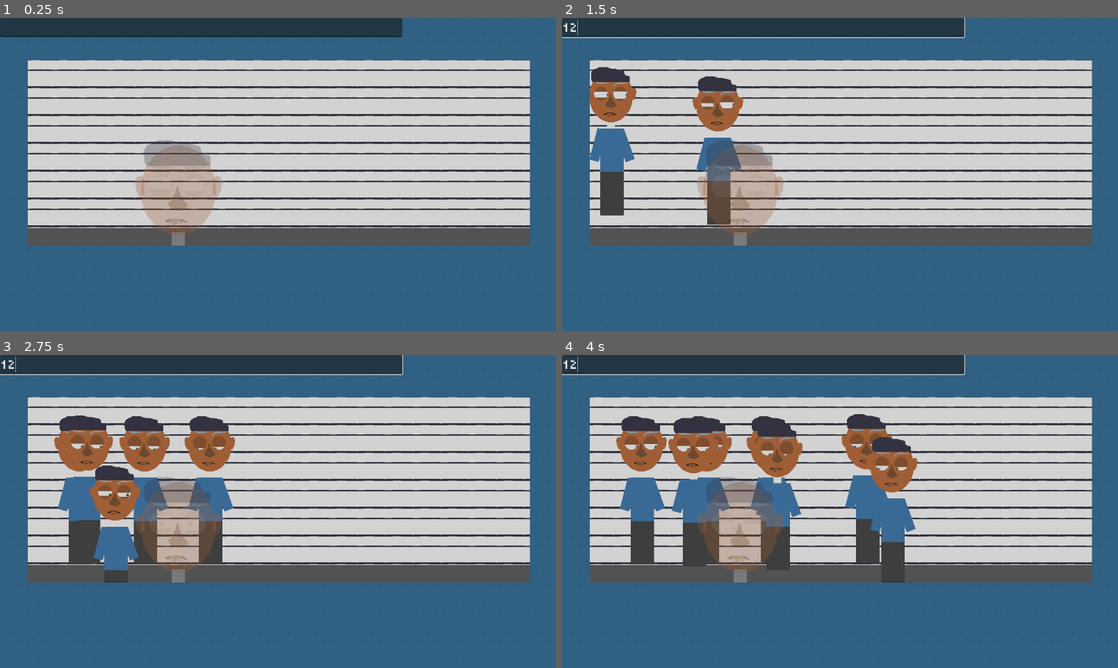
Above: before the commit, frames 1-4 (two rows, left to right).
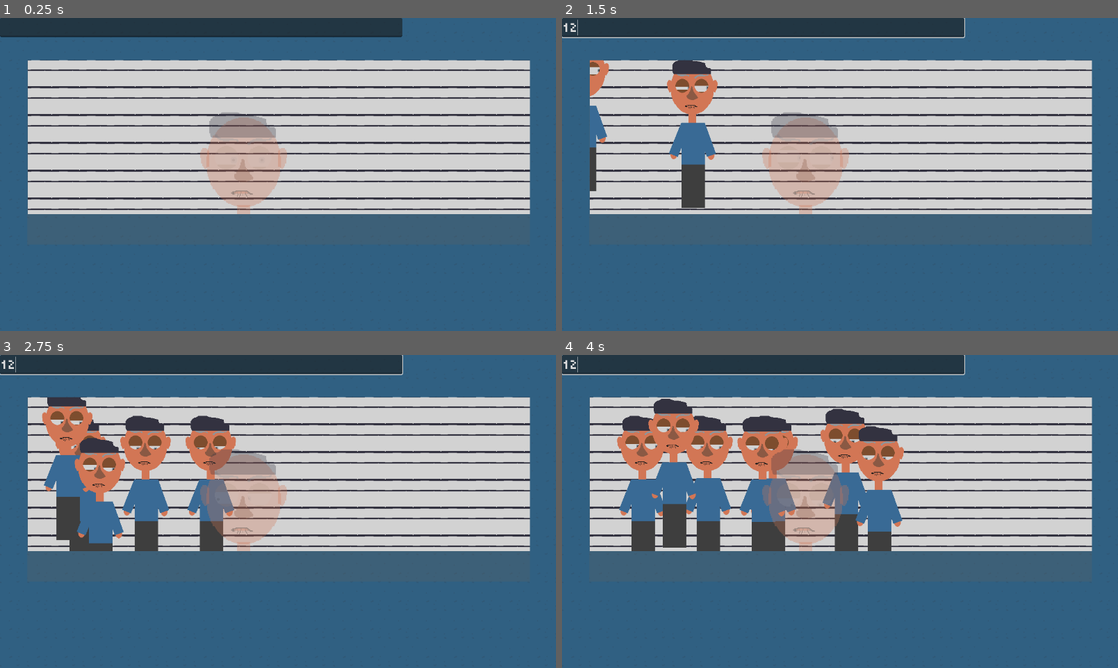
Above: after the commit, the same moments.

Repository: bjornarprytz/shift
Game: Godot game, scene res://interface/main.tscn
The game is run twice, just before and just after one commit, with the same random seed, the same clock (stepped at 60 frames per second) and the same inputs.
Inputs (mouse positions are in pixels of both pictures, inside the frame that each line leads up to):
- Up to frame 1 (0.25 s): no input
- Up to frame 2 (1.5 s): click (762, 27) at 0.52 s; type "12" at 0.6 s; move the mouse to (962, 158) at 1.27 s
- Up to frame 3 (2.75 s): move the mouse to (166, 527) at 2.02 s
- Up to frame 4 (4 s): move the mouse to (895, 442) at 2.77 s; move the mouse to (812, 574) at 3.52 s

The runs differ from the first frame. In frame 1, 15% of the frame differs, in the area x 5-96%, y 30-73%; in frame 2, 21%; in frame 3, 21%; in frame 4, 24%, in the area x 5-96%, y 14-73%.

Commit message:
breathing

Diff:
--- /dev/null
+++ b/src/interface/body.gd
@@ -0,0 +1,28 @@
+class_name Body
+extends Node2D
+
+@onready var bare_skin = [%Neck, %HandL, %HandR]
+
+@onready var torso: ColorRect = %Torso
+
+var breath_tween: Tween
+
+func set_skintone(color: Color):
+	for s in bare_skin:
+		s.modulate = color
+
+func set_breath(speed: float, magnitude: float, interval: float, irregularity: float=0.0):
+	assert (speed > 0.0 and magnitude > 0.0 and irregularity >= 0.0)
+	if (breath_tween != null):
+		await breath_tween.loop_finished
+	breath_tween = create_tween().set_loops()
+
+	breath_tween.tween_property(torso, "position:y", magnitude, speed).as_relative()
+	breath_tween.set_parallel()
+	breath_tween.tween_property(torso, "size:y", -magnitude, speed).as_relative()
+
+	breath_tween.set_parallel(false)
+	breath_tween.tween_interval(interval + randf_range(0.0, irregularity))
+	breath_tween.tween_property(torso, "position:y", -magnitude, speed).as_relative()
+	breath_tween.set_parallel()
+	breath_tween.tween_property(torso, "size:y", magnitude, speed).as_relative()
--- /dev/null
+++ b/src/interface/body.tscn
@@ -0,0 +1,59 @@
+[gd_scene format=3 uid="uid://401m82415u77"]
+
+[ext_resource type="Script" uid="uid://d2ld8o721lvgh" path="res://interface/body.gd" id="1_mf5h4"]
+[ext_resource type="Texture2D" uid="uid://c2jnbtcs4d71a" path="res://assets/img/eye.png" id="1_vqd80"]
+
+[node name="Body" type="Node2D" unique_id=1825212997]
+script = ExtResource("1_mf5h4")
+
+[node name="Neck" type="ColorRect" parent="." unique_id=556696610]
+unique_name_in_owner = true
+offset_left = 16.0
+offset_top = -18.0
+offset_right = 34.0
+offset_bottom = 23.0
+
+[node name="Torso" type="ColorRect" parent="." unique_id=950394824]
+unique_name_in_owner = true
+offset_right = 54.0
+offset_bottom = 100.0
+color = Color(0.16470589, 0.43137255, 0.6666667, 1)
+
+[node name="ArmR" type="ColorRect" parent="Torso" unique_id=487214747]
+layout_mode = 0
+offset_left = 54.0
+offset_right = 129.0
+offset_bottom = 22.0
+rotation = 1.2252014
+color = Color(0.16470589, 0.43137255, 0.6666667, 1)
+
+[node name="HandR" type="Sprite2D" parent="Torso/ArmR" unique_id=259743160]
+unique_name_in_owner = true
+show_behind_parent = true
+position = Vector2(74.367256, 11.895742)
+rotation = -1.2252014
+scale = Vector2(0.49999905, 0.68750095)
+texture = ExtResource("1_vqd80")
+
+[node name="ArmL" type="ColorRect" parent="Torso" unique_id=1502567907]
+layout_mode = 0
+offset_left = -29.0
+offset_top = 70.0
+offset_right = 46.0
+offset_bottom = 92.0
+rotation = -1.1889019
+color = Color(0.16470589, 0.43137255, 0.6666667, 1)
+
+[node name="HandL" type="Sprite2D" parent="Torso/ArmL" unique_id=2071221840]
+unique_name_in_owner = true
+show_behind_parent = true
+position = Vector2(2.043937, 11.866856)
+rotation = 1.3170906
+scale = Vector2(0.49999908, 0.687501)
+texture = ExtResource("1_vqd80")
+
+[node name="Legs" type="ColorRect" parent="." unique_id=235730536]
+offset_top = 100.0
+offset_right = 54.0
+offset_bottom = 200.0
+color = Color(0.19013184, 0.19013187, 0.19013187, 1)
--- /dev/null
+++ b/src/interface/head.gd
@@ -0,0 +1,57 @@
+class_name Head
+extends Node2D
+
+@onready var head: Sprite2D = %Head
+
+@onready var eye_r: Eye = %EyeR
+@onready var eye_l: Eye = %EyeL
+
+@onready var nose: FacePart = %Nose
+@onready var mouth: Mouth = %Mouth
+@onready var ear_r: FacePart = %EarR
+@onready var ear_l: FacePart = %EarL
+@onready var blink_timer: Timer = %BlinkTimer
+
+func set_skintone(color: Color):
+	head.modulate = color
+
+func set_focal_point(point: Vector2):
+	eye_r.focal_point = point
+	eye_l.focal_point = point
+
+func say(phrase: String):
+	phrase = phrase.strip_edges()
+	var length = phrase.length()
+	if (length == 0):
+		return
+	var clip_length = 5000 #ms
+	var per_letter_length:float = (clip_length / length) / 1000.0
+	for l in phrase:
+		mouth.enounciate(l)
+		await get_tree().create_timer(per_letter_length).timeout
+
+func blink() -> void:
+	var closing_phase_duration = randf_range(.05, .1)
+	var opening_phase_duration = randf_range(.15, .3)
+
+	var tween = create_tween()
+
+	tween.set_parallel()
+	for e in [eye_l, eye_r]:
+		tween.tween_property(e, "lid_gap_upper", 0.0, closing_phase_duration)
+		tween.tween_property(e, "lid_gap_lower", 0.0, closing_phase_duration)
+
+	tween.set_parallel(false)
+
+	for e in [eye_l, eye_r]:
+		tween.tween_property(e, "lid_gap_upper", e.lid_gap_upper, opening_phase_duration)
+		tween.set_parallel()
+		tween.tween_property(e, "lid_gap_lower", e.lid_gap_lower, opening_phase_duration)
+
+	await tween.finished
+
+
+func _on_blink_timer_timeout() -> void:
+	await blink()
+	blink_timer.wait_time = randf_range(2.0, 10.0)
+	blink_timer.start()
--- /dev/null
+++ b/src/interface/head.tscn
@@ -0,0 +1,107 @@
+[gd_scene format=3 uid="uid://cvteitlb0lvqu"]
+
+[ext_resource type="Texture2D" uid="uid://7bjw36ptbm4r" path="res://assets/img/head.png" id="1_jihge"]
+[ext_resource type="Script" uid="uid://ykpdfyegy7qn" path="res://interface/head.gd" id="1_xqv0v"]
+[ext_resource type="Texture2D" uid="uid://b3a7vhdw6tqqv" path="res://assets/img/nose.png" id="2_xqv0v"]
+[ext_resource type="Script" uid="uid://dxa2eotmwf04p" path="res://interface/face_part.gd" id="3_dm2nd"]
+[ext_resource type="Texture2D" uid="uid://bt5uibsmtlvm5" path="res://assets/img/mouth_a.png" id="4_aoua1"]
+[ext_resource type="Texture2D" uid="uid://dtro171okh4nt" path="res://assets/img/mouth_e.png" id="5_yc5a3"]
+[ext_resource type="Texture2D" uid="uid://bgsibp7cqg5d4" path="res://assets/img/mouth_f.png" id="6_i1gcu"]
+[ext_resource type="Texture2D" uid="uid://1bnyvxu12jup" path="res://assets/img/mouth_i.png" id="7_tmani"]
+[ext_resource type="Texture2D" uid="uid://cjyfpk8rlssbf" path="res://assets/img/mouth_o.png" id="8_qouwn"]
+[ext_resource type="Texture2D" uid="uid://kr38vs1mjmip" path="res://assets/img/mouth_y.png" id="9_57pg6"]
+[ext_resource type="Texture2D" uid="uid://b80dcltnbi8up" path="res://assets/img/mouth_m.png" id="10_qjmjv"]
+[ext_resource type="Script" uid="uid://bltjl5hdj7u3c" path="res://interface/mouth.gd" id="11_ixfgt"]
+[ext_resource type="Texture2D" uid="uid://wr201aj6pigx" path="res://assets/img/ear_r.png" id="12_icn7e"]
+[ext_resource type="PackedScene" uid="uid://cdrefvkg7grrb" path="res://interface/eye.tscn" id="13_cdgoc"]
+[ext_resource type="Texture2D" uid="uid://bk8xebiqa67qn" path="res://assets/img/hair.png" id="14_csm5m"]
+
+[sub_resource type="SpriteFrames" id="SpriteFrames_gwkry"]
+animations = [{
+"frames": [{
+"duration": 1.0,
+"texture": ExtResource("4_aoua1")
+}, {
+"duration": 1.0,
+"texture": ExtResource("5_yc5a3")
+}, {
+"duration": 1.0,
+"texture": ExtResource("6_i1gcu")
+}, {
+"duration": 1.0,
+"texture": ExtResource("7_tmani")
+}, {
+"duration": 1.0,
+"texture": ExtResource("8_qouwn")
+}, {
+"duration": 1.0,
+"texture": ExtResource("9_57pg6")
+}, {
+"duration": 1.0,
+"texture": ExtResource("10_qjmjv")
+}],
+"loop": 1,
+"name": &"default",
+"speed": 5.0
+}]
+
+[node name="Head" type="Node2D" unique_id=1211529537]
+script = ExtResource("1_xqv0v")
+
+[node name="Head" type="Sprite2D" parent="." unique_id=2050438477]
+unique_name_in_owner = true
+modulate = Color(0.72176814, 0.3683803, 0.14154443, 1)
+texture_filter = 3
+position = Vector2(69, 74)
+texture = ExtResource("1_jihge")
+
+[node name="Nose" type="Sprite2D" parent="Head" unique_id=865731493]
+unique_name_in_owner = true
+position = Vector2(0, 11)
+texture = ExtResource("2_xqv0v")
+script = ExtResource("3_dm2nd")
+
+[node name="Mouth" type="AnimatedSprite2D" parent="Head" unique_id=540497518]
+unique_name_in_owner = true
+position = Vector2(0, 38)
+sprite_frames = SubResource("SpriteFrames_gwkry")
+frame = 2
+script = ExtResource("11_ixfgt")
+
+[node name="EarR" type="Sprite2D" parent="Head" unique_id=1351620777]
+unique_name_in_owner = true
+texture_filter = 3
+position = Vector2(62, -6)
+texture = ExtResource("12_icn7e")
+script = ExtResource("3_dm2nd")
+
+[node name="EarL" type="Sprite2D" parent="Head" unique_id=1127784099]
+unique_name_in_owner = true
+texture_filter = 3
+position = Vector2(-62, -6)
+texture = ExtResource("12_icn7e")
+flip_h = true
+script = ExtResource("3_dm2nd")
+
+[node name="Eyes" type="Node2D" parent="." unique_id=1930801373]
+position = Vector2(0, 9)
+
+[node name="EyeR" parent="Eyes" unique_id=1449849314 instance=ExtResource("13_cdgoc")]
+unique_name_in_owner = true
+position = Vector2(90, 59)
+
+[node name="EyeL" parent="Eyes" unique_id=605668187 instance=ExtResource("13_cdgoc")]
+unique_name_in_owner = true
+position = Vector2(46, 59)
+is_left_eye = true
+
+[node name="BlinkTimer" type="Timer" parent="Eyes" unique_id=429267989]
+unique_name_in_owner = true
+autostart = true
+
+[node name="Hair" type="Sprite2D" parent="." unique_id=18838439]
+texture_filter = 3
+position = Vector2(62, -9)
+texture = ExtResource("14_csm5m")
+
+[connection signal="timeout" from="Eyes/BlinkTimer" to="." method="_on_blink_timer_timeout"]
--- a/src/interface/main.tscn
+++ b/src/interface/main.tscn
@@ -131,7 +131,7 @@
 [node name="Detective" parent="DetectiveRoom" unique_id=1764024577 instance=ExtResource("2_rfu3d")]
 unique_name_in_owner = true
 modulate = Color(1, 1, 1, 0.3019608)
-position = Vector2(292, 268.99997)
+position = Vector2(518, 461)
 scale = Vector2(1.72, 1.72)
 
 [node name="WallBottom" type="TextureRect" parent="DetectiveRoom" unique_id=1614852558]
@@ -140,14 +140,13 @@
 anchor_right = 1.0
 anchor_bottom = 1.0
 offset_left = -16.0
-offset_top = 523.0
+offset_top = 451.0
 offset_right = 1306.0
 offset_bottom = 764.0
 grow_horizontal = 2
 grow_vertical = 2
 texture = ExtResource("4_dyb18")
 stretch_mode = 1
-metadata/_edit_lock_ = true
 
 [node name="Window" type="ColorRect" parent="DetectiveRoom" unique_id=1886969717]
 offset_left = 63.0
--- a/src/interface/suspect.gd
+++ b/src/interface/suspect.gd
@@ -3,18 +3,10 @@
 
 @export var suspect_name: String = ["J", "S", "D", "G", "C", "L"].pick_random()
 @export var walk_speed: float = 400.0
+@export var profile: Profile = Profile.new()
 
-@onready var eye_r: Eye = %EyeR
-@onready var eye_l: Eye = %EyeL
-
-@onready var nose: FacePart = %Nose
-@onready var mouth: Mouth = %Mouth
-@onready var ear_r: FacePart = %EarR
-@onready var ear_l: FacePart = %EarL
-@onready var blink_timer: Timer = %BlinkTimer
-
-@onready var body: Node2D = %Body
-@onready var head: Node2D = %Head
+@onready var body: Body = %Body
+@onready var head: Head = %Head
 @onready var walk_anchor: Node2D = %WalkAnchor
 
 var part: CanvasItem
@@ -22,9 +14,14 @@
 var target_pos: Vector2 = Vector2.INF
 var bob_tween: Tween
 
+func _ready() -> void:
+	head.set_skintone(profile.skin_color)
+	body.set_skintone(profile.skin_color)
+
+	body.set_breath(1.0, 4.0, 2.0, 2.0)
+
 func _process(delta: float) -> void:
-	eye_r.focal_point = get_global_mouse_position()
-	eye_l.focal_point = get_global_mouse_position()
+	head.set_focal_point(get_global_mouse_position())
 
 	if (target_pos != Vector2.INF and target_pos != global_position):
 		self.global_position = global_position.move_toward(target_pos, delta * walk_speed)
@@ -40,17 +37,6 @@
 
 func _on_control_mouse_exited() -> void:
 	renerve()
-
-func say(phrase: String):
-	phrase = phrase.strip_edges()
-	var length = phrase.length()
-	if (length == 0):
-		return
-	var clip_length = 5000 #ms
-	var per_letter_length:float = (clip_length / length) / 1000.0
-	for l in phrase:
-		mouth.enounciate(l)
-		await get_tree().create_timer(per_letter_length).timeout
 
 func walk_to(target_global: Vector2):
 	var bob_height := 10.0
@@ -74,33 +60,8 @@
 	bob_tween.play()
 
 
-func blink() -> void:
-	var closing_phase_duration = randf_range(.05, .1)
-	var opening_phase_duration = randf_range(.15, .3)
-
-	var tween = create_tween()
-
-	tween.set_parallel()
-	for e in [eye_l, eye_r]:
-		tween.tween_property(e, "lid_gap_upper", 0.0, closing_phase_duration)
-		tween.tween_property(e, "lid_gap_lower", 0.0, closing_phase_duration)
-
-	tween.set_parallel(false)
-
-	for e in [eye_l, eye_r]:
-		tween.tween_property(e, "lid_gap_upper", e.lid_gap_upper, opening_phase_duration)
-		tween.set_parallel()
-		tween.tween_property(e, "lid_gap_lower", e.lid_gap_lower, opening_phase_duration)
-
-	await tween.finished
-
 func unnerve() -> void:
 	pass
 
 func renerve() -> void:
 	pass
-
-func _on_blink_timer_timeout() -> void:
-	await blink()
-	blink_timer.wait_time = randf_range(2.0, 10.0)
-	blink_timer.start()
--- a/src/interface/suspect.tscn
+++ b/src/interface/suspect.tscn
@@ -1,161 +1,30 @@
 [gd_scene format=3 uid="uid://ceptal4ijvbvi"]
 
 [ext_resource type="Script" uid="uid://dum5fde158akc" path="res://interface/suspect.gd" id="1_l3hxl"]
-[ext_resource type="Texture2D" uid="uid://7bjw36ptbm4r" path="res://assets/img/head.png" id="2_15caw"]
-[ext_resource type="Texture2D" uid="uid://b3a7vhdw6tqqv" path="res://assets/img/nose.png" id="3_fk6ea"]
-[ext_resource type="Texture2D" uid="uid://wr201aj6pigx" path="res://assets/img/ear_r.png" id="3_u27fx"]
-[ext_resource type="Script" uid="uid://dxa2eotmwf04p" path="res://interface/face_part.gd" id="4_6axyl"]
-[ext_resource type="Texture2D" uid="uid://bt5uibsmtlvm5" path="res://assets/img/mouth_a.png" id="5_yoc2o"]
-[ext_resource type="Texture2D" uid="uid://dtro171okh4nt" path="res://assets/img/mouth_e.png" id="6_c3sxv"]
-[ext_resource type="PackedScene" uid="uid://cdrefvkg7grrb" path="res://interface/eye.tscn" id="6_ry35b"]
-[ext_resource type="Texture2D" uid="uid://bgsibp7cqg5d4" path="res://assets/img/mouth_f.png" id="7_t8iyd"]
-[ext_resource type="Texture2D" uid="uid://1bnyvxu12jup" path="res://assets/img/mouth_i.png" id="8_p6wng"]
-[ext_resource type="Texture2D" uid="uid://bk8xebiqa67qn" path="res://assets/img/hair.png" id="8_ry35b"]
-[ext_resource type="Texture2D" uid="uid://cjyfpk8rlssbf" path="res://assets/img/mouth_o.png" id="9_60fgq"]
-[ext_resource type="Texture2D" uid="uid://kr38vs1mjmip" path="res://assets/img/mouth_y.png" id="10_dqdch"]
-[ext_resource type="Script" uid="uid://bltjl5hdj7u3c" path="res://interface/mouth.gd" id="11_c3sxv"]
-[ext_resource type="Texture2D" uid="uid://b80dcltnbi8up" path="res://assets/img/mouth_m.png" id="11_t8iyd"]
-
-[sub_resource type="SpriteFrames" id="SpriteFrames_gwkry"]
-animations = [{
-"frames": [{
-"duration": 1.0,
-"texture": ExtResource("5_yoc2o")
-}, {
-"duration": 1.0,
-"texture": ExtResource("6_c3sxv")
-}, {
-"duration": 1.0,
-"texture": ExtResource("7_t8iyd")
-}, {
-"duration": 1.0,
-"texture": ExtResource("8_p6wng")
-}, {
-"duration": 1.0,
-"texture": ExtResource("9_60fgq")
-}, {
-"duration": 1.0,
-"texture": ExtResource("10_dqdch")
-}, {
-"duration": 1.0,
-"texture": ExtResource("11_t8iyd")
-}],
-"loop": 1,
-"name": &"default",
-"speed": 5.0
-}]
+[ext_resource type="PackedScene" uid="uid://401m82415u77" path="res://interface/body.tscn" id="2_p6wng"]
+[ext_resource type="PackedScene" uid="uid://cvteitlb0lvqu" path="res://interface/head.tscn" id="3_bn58s"]
 
 [node name="Suspect" type="Node2D" unique_id=1999595215]
 script = ExtResource("1_l3hxl")
 
-[node name="Body" type="Node2D" parent="." unique_id=580880312]
+[node name="Body" parent="." unique_id=1825212997 instance=ExtResource("2_p6wng")]
 unique_name_in_owner = true
 
-[node name="Neck" type="ColorRect" parent="Body" unique_id=1256003101]
-offset_left = 60.0
-offset_top = 130.0
-offset_right = 78.0
-offset_bottom = 171.0
-
-[node name="Torso" type="ColorRect" parent="Body" unique_id=7995264]
-offset_left = 44.0
-offset_top = 148.0
-offset_right = 98.0
-offset_bottom = 248.0
-color = Color(0.16470589, 0.43137255, 0.6666667, 1)
-
-[node name="Legs" type="ColorRect" parent="Body" unique_id=817816446]
-offset_left = 44.0
-offset_top = 248.0
-offset_right = 98.0
-offset_bottom = 348.0
-color = Color(0.19013184, 0.19013187, 0.19013187, 1)
-
-[node name="ArmR" type="ColorRect" parent="Body" unique_id=507321820]
-offset_left = 98.0
-offset_top = 148.0
-offset_right = 173.0
-offset_bottom = 170.0
-rotation = 1.2252014
-color = Color(0.16470589, 0.43137255, 0.6666667, 1)
-
-[node name="ArmL" type="ColorRect" parent="Body" unique_id=138839835]
-offset_left = 19.0
-offset_top = 220.00002
-offset_right = 94.0
-offset_bottom = 242.00002
-rotation = -1.3170906
-color = Color(0.16470589, 0.43137255, 0.6666667, 1)
-
-[node name="Head" type="Node2D" parent="." unique_id=407186953]
+[node name="Head" parent="." unique_id=1211529537 instance=ExtResource("3_bn58s")]
 unique_name_in_owner = true
-
-[node name="Head" type="Sprite2D" parent="Head" unique_id=1166561222]
-modulate = Color(0.72176814, 0.3683803, 0.14154443, 1)
-texture_filter = 3
-position = Vector2(69, 74)
-texture = ExtResource("2_15caw")
-
-[node name="Nose" type="Sprite2D" parent="Head/Head" unique_id=846883998]
-unique_name_in_owner = true
-position = Vector2(0, 11)
-texture = ExtResource("3_fk6ea")
-script = ExtResource("4_6axyl")
-
-[node name="Mouth" type="AnimatedSprite2D" parent="Head/Head" unique_id=1597293353]
-unique_name_in_owner = true
-position = Vector2(0, 38)
-sprite_frames = SubResource("SpriteFrames_gwkry")
-frame = 2
-script = ExtResource("11_c3sxv")
-
-[node name="EarR" type="Sprite2D" parent="Head/Head" unique_id=304324198]
-unique_name_in_owner = true
-texture_filter = 3
-position = Vector2(62, -6)
-texture = ExtResource("3_u27fx")
-script = ExtResource("4_6axyl")
-
-[node name="EarL" type="Sprite2D" parent="Head/Head" unique_id=705175089]
-unique_name_in_owner = true
-texture_filter = 3
-position = Vector2(-62, -6)
-texture = ExtResource("3_u27fx")
-flip_h = true
-script = ExtResource("4_6axyl")
-
-[node name="Eyes" type="Node2D" parent="Head" unique_id=733678508]
-position = Vector2(0, 9)
-
-[node name="EyeR" parent="Head/Eyes" unique_id=1449849314 instance=ExtResource("6_ry35b")]
-unique_name_in_owner = true
-position = Vector2(90, 59)
-
-[node name="EyeL" parent="Head/Eyes" unique_id=110510116 instance=ExtResource("6_ry35b")]
-unique_name_in_owner = true
-position = Vector2(46, 59)
-is_left_eye = true
-
-[node name="BlinkTimer" type="Timer" parent="Head/Eyes" unique_id=97424028]
-unique_name_in_owner = true
-autostart = true
-
-[node name="Hair" type="Sprite2D" parent="Head" unique_id=1584257992]
-texture_filter = 3
-position = Vector2(62, -9)
-texture = ExtResource("8_ry35b")
+position = Vector2(-44, -149)
 
 [node name="WalkAnchor" type="Node2D" parent="." unique_id=1246086625]
 unique_name_in_owner = true
-position = Vector2(72, 347)
+position = Vector2(26, 199)
 
 [node name="Control" type="Control" parent="." unique_id=1045583950]
 layout_mode = 3
 anchors_preset = 0
-offset_left = -8.0
-offset_right = 148.0
-offset_bottom = 358.0
+offset_left = -49.0
+offset_top = -154.0
+offset_right = 107.0
+offset_bottom = 204.0
 
-[connection signal="timeout" from="Head/Eyes/BlinkTimer" to="." method="_on_blink_timer_timeout"]
 [connection signal="mouse_entered" from="Control" to="." method="_on_control_mouse_entered"]
 [connection signal="mouse_exited" from="Control" to="." method="_on_control_mouse_exited"]
--- a/src/system/profile.gd
+++ b/src/system/profile.gd
@@ -3,7 +3,7 @@
 
 @export var suspect_name: String
 @export var hair_color: Color
-@export var skin_color: Color
+@export var skin_color: Color = Color.CORAL
 @export var eye_color: Color
 @export var height: float
 
Not shown, added: src/interface/body.gd.uid
Not shown, added: src/interface/head.gd.uid
